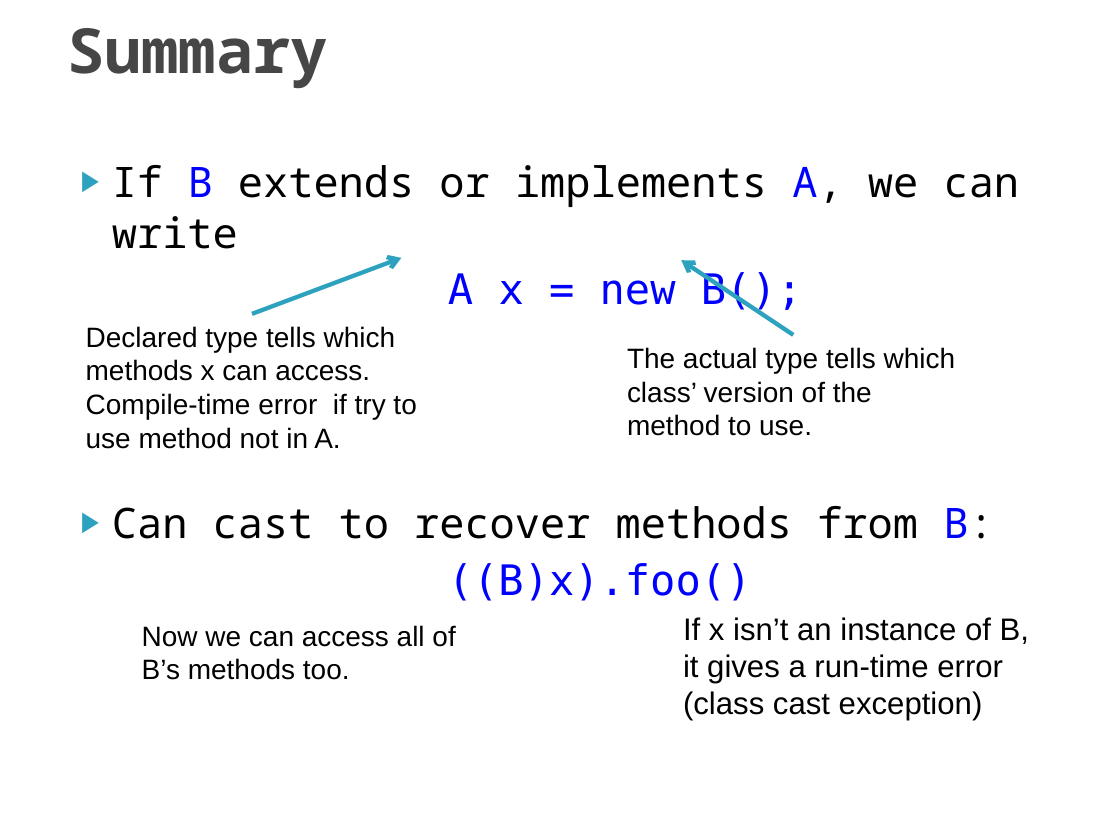
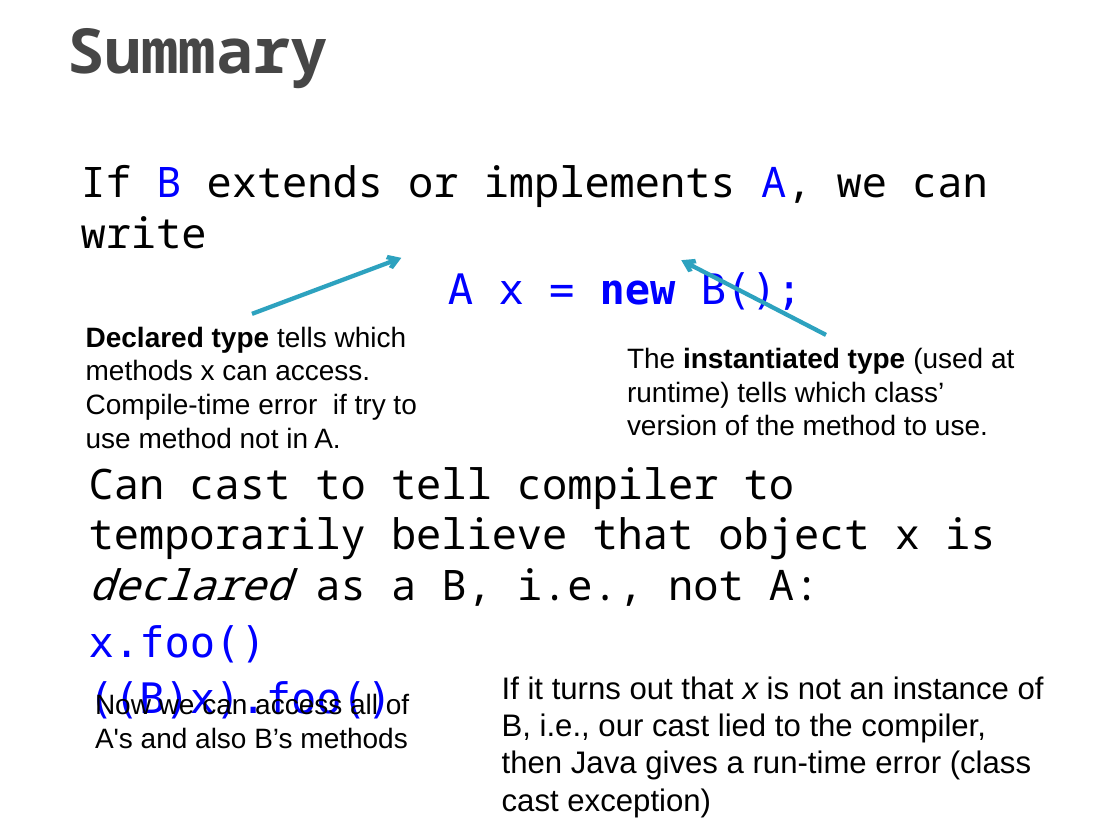
Before and after one commit to RHIT-CSSE/csse220, a slide deck: slide 18 of ClassMaterials/Polymorphism/Slides/Polymorphism.pptx. Drawn at 1120x840 pixels with LibreOffice and Linux fonts; fonts in the diff are those of the drawing. Boxes give left, top, right and bottom in pixels: in the first picture for what was removed or moved away, otherwise in the second. Text is boxed around its words. In the diff, an @@ line names an element or a change of style, - is before the commit and + after.

Commit message:
update slides

```diff
--- a/ClassMaterials/Polymorphism/Slides/Polymorphism.pptx
+++ b/ClassMaterials/Polymorphism/Slides/Polymorphism.pptx
@@ text "If B extends or implements ..." at (81, 165, 988, 314): bold on in "new"; bullet ▶ to none @@
@@ arrow moved from (793, 335) - (681, 260) to (827, 335) - (681, 260) @@
@@ text "Declared type tells which methods ..." at (86, 326, 416, 449): bold on in "Declared type" @@
@@ text at (627, 347, 1014, 436): text changed @@
-The actual type tells which class’ version of the method to use.
+The instantiated type (used at runtime) tells which class’ version of the method to use.
@@ text "Can cast to tell compiler ...": place and size @@
-text "Can cast to tell compiler ..." at (112, 506, 993, 601)
+text "Can cast to tell compiler ..." at (89, 467, 995, 719)
@@ text at (89, 467, 995, 663): text changed @@
-▶ Can cast to recover methods from B:
+Can cast to tell compiler to temporarily believe that object x is declared as a B, i.e., not A:
+x.foo()
@@ text at (502, 676, 1044, 817): text changed @@
-If x isn’t an instance of B, it gives a run-time error (class cast exception)
+If it turns out that x is not an instance of B, i.e., our cast lied to the compiler, then Java gives a run-time error (class cast exception)
@@ text at (95, 693, 409, 749): text changed @@
-Now we can access all of B’s methods too.
+Now we can access all of A's and also B’s methods
```
Also in this commit, not shown: 4 other slides changed, 2 slides added, 2 slides removed.
